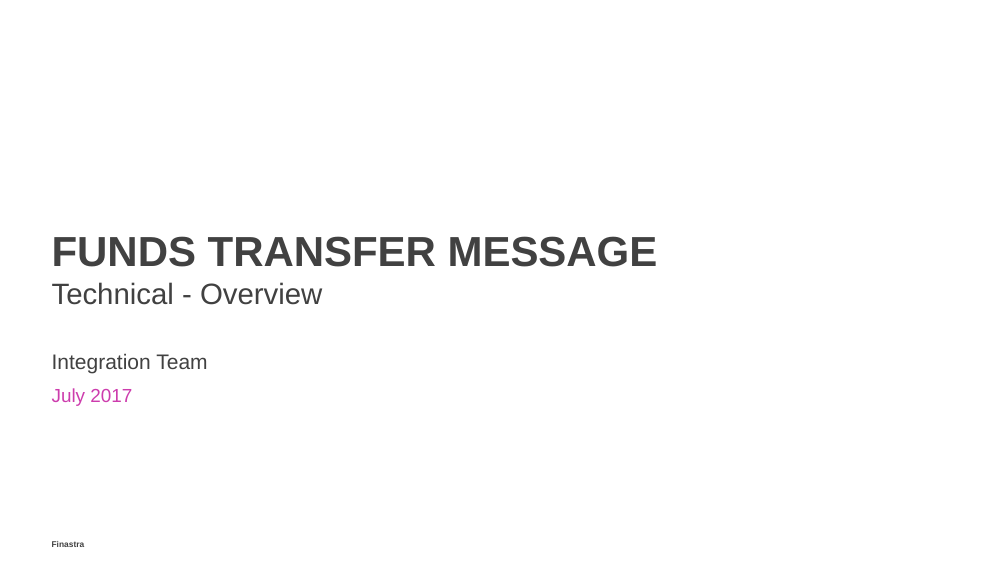
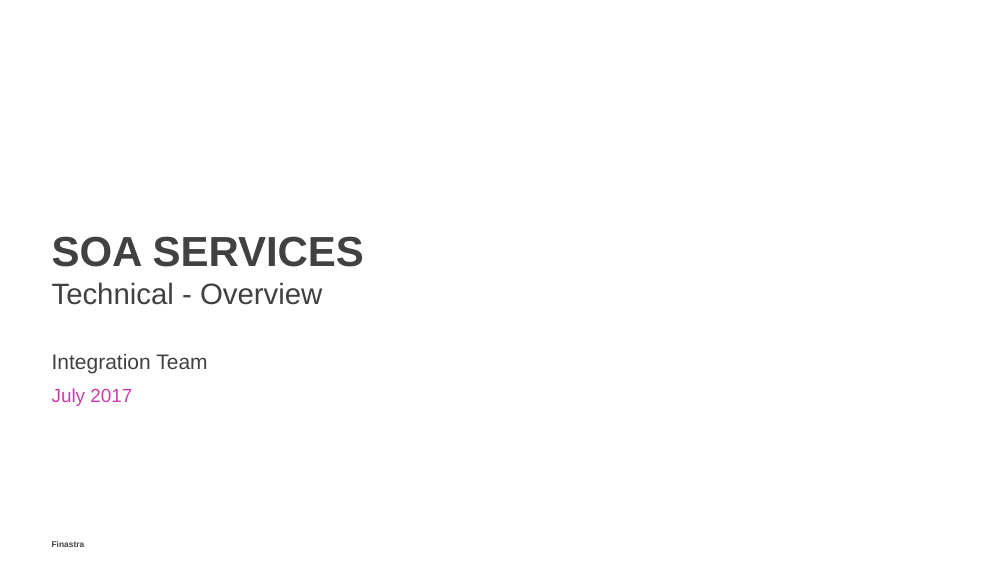
Before and after one commit to alexfinastra/IntegrationWorkshop, a slide deck: slide 1 of documentation/10 SOA Services.pptx. Drawn at 1008x567 pixels with LibreOffice and Linux fonts; fonts in the diff are those of the drawing; background and template pictures are left out. Boxes give left, top, right and bottom in pixels: in the first picture for what was removed or moved away, otherwise in the second. Text is boxed around its words. In the diff, an @@ line names an element or a change of style, - is before the commit and + after.

```diff
--- a/documentation/10 SOA Services.pptx
+++ b/documentation/10 SOA Services.pptx
@@ title at [52, 236, 364, 267]: text changed @@
-FUNDS TRANSFER MESSAGE
+SOA SERVICES
```
Also in this commit, not shown: 2 other slides changed, 5 slides added, 23 slides removed, 6 other files.
